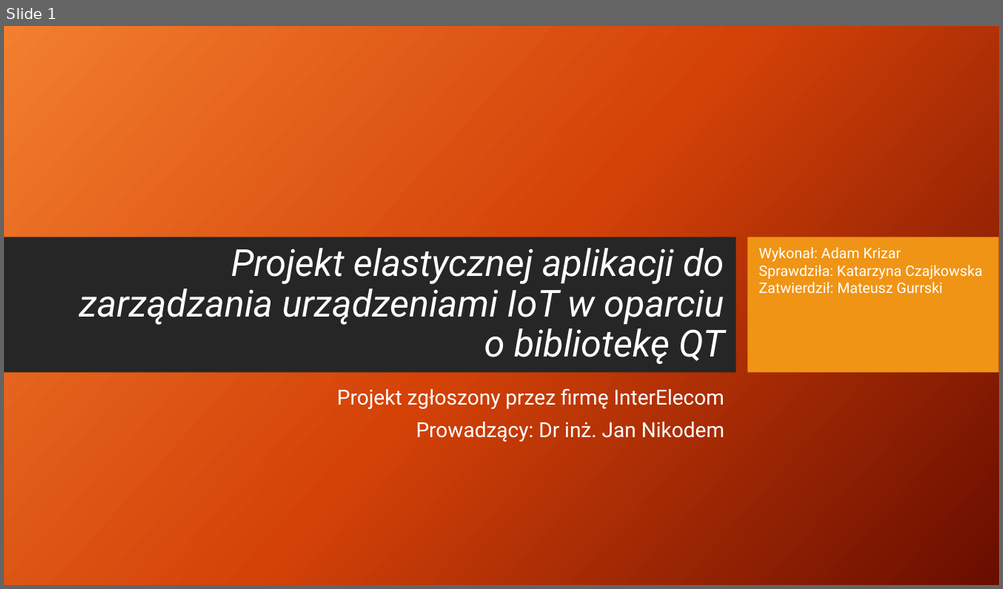
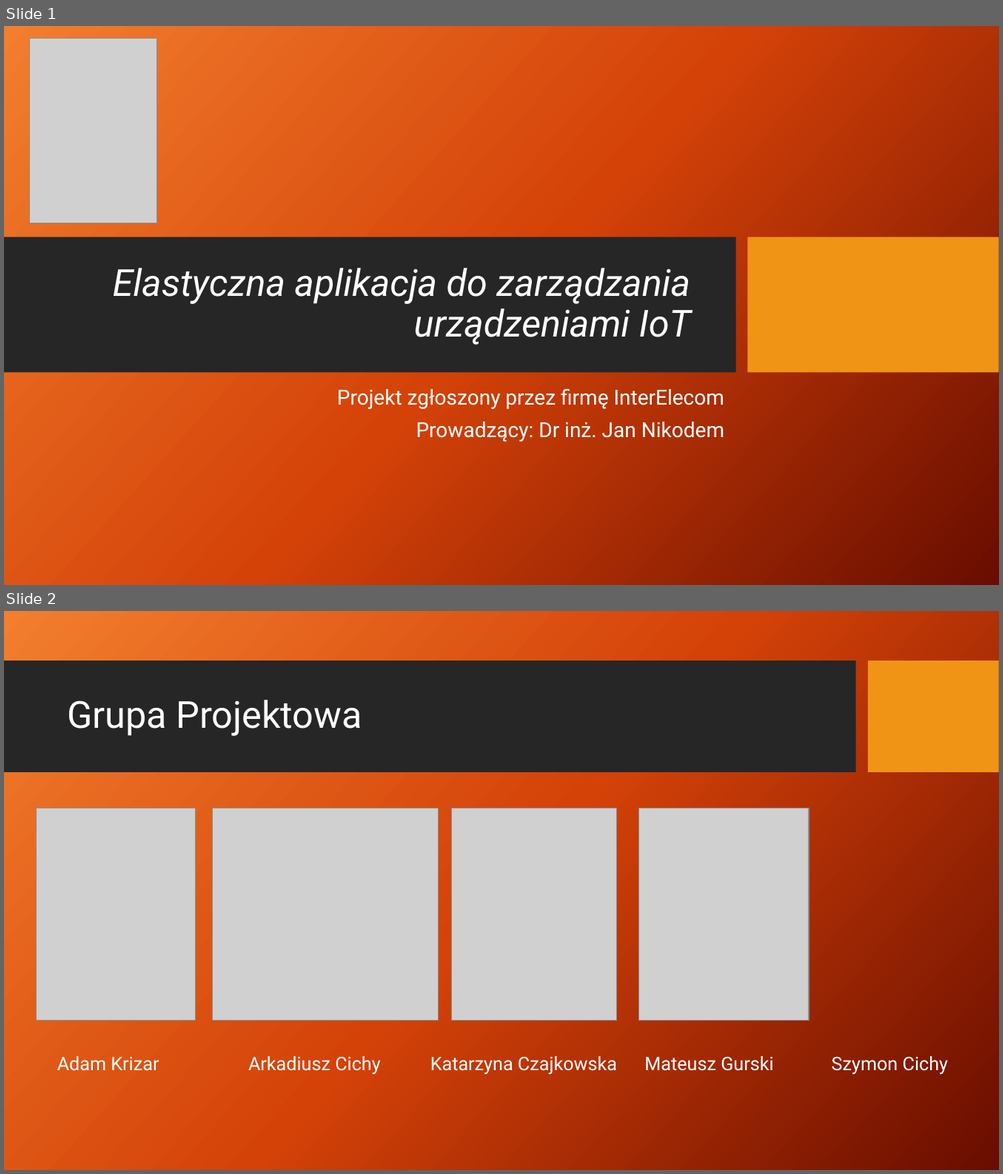
Before and after one commit to AdamStudies-PWR/ProjektZespolowyPWR, a slide deck: przentacja.pptx. Shown one above the other, each under a label of ours: slide 1 before the commit, slides 1 and 2 after it. The pictures are 1003x589 and 1003x1174 pixels, drawn with LibreOffice and Linux fonts; fonts in the diff are those of the drawing; grey boxes stand for pictures; background and template pictures are left out. Boxes give left, top, right and bottom in pixels: in the first picture for what was removed or moved away, otherwise in the second. Text is boxed around its words. In the diff, an @@ line names an element or a change of style, - is before the commit and + after.

```diff
--- a/przentacja.pptx
+++ b/przentacja.pptx
@@ slide 2 added at bbox=[4, 611, 999, 1170], background picture (left out) @@
@@ rectangle added at bbox=[4, 661, 855, 773], fill #262626 @@
@@ rectangle added at bbox=[868, 661, 999, 773], fill #F09415 @@
@@ title added at bbox=[67, 700, 361, 736], 36 pt, text #FFFFFF @@
+Grupa Projektowa
@@ picture added at bbox=[36, 809, 196, 1021] @@
@@ picture added at bbox=[212, 809, 438, 1022] @@
@@ picture added at bbox=[452, 809, 617, 1022] @@
@@ picture added at bbox=[639, 809, 809, 1022] @@
@@ text added at bbox=[57, 1056, 948, 1075], 18 pt, text #FFFFFF @@
+Adam Krizar Arkadiusz Cichy Katarzyna Czajkowska Mateusz Gurski Szymon Cichy
@@ slide 1 changed as well @@
@@ picture added at bbox=[30, 39, 158, 224] @@
@@ text removed at bbox=[759, 247, 982, 294] @@
-Wykonał: Adam Krizar
-Sprawdziła: Katarzyna Czajkowska
-Zatwierdził: Mateusz Gurrski
@@ title at bbox=[113, 268, 691, 345]: text changed @@
-Projekt elastycznej aplikacji do zarządzania urządzeniami IoT w oparciu o bibliotekę QT
+Elastyczna aplikacja do zarządzania urządzeniami IoT
```
Also in this commit, not shown: 3 other slides changed, 9 other slides added, 18 slides removed, 3 other files.
